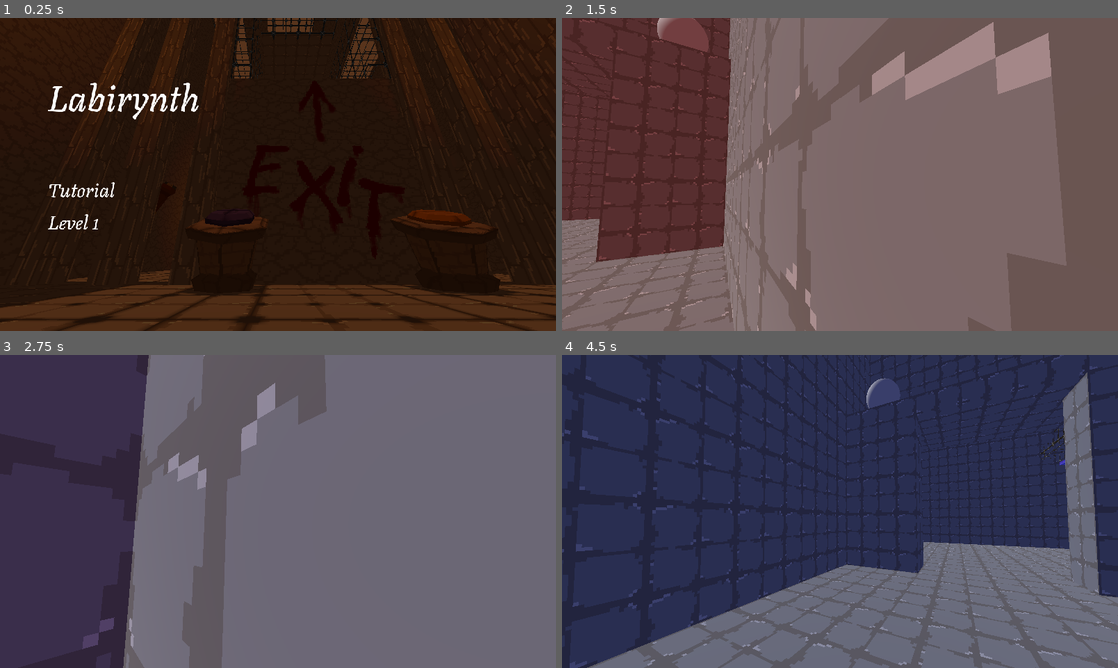
Above: before the commit, frames 1-4 (two rows, left to right).
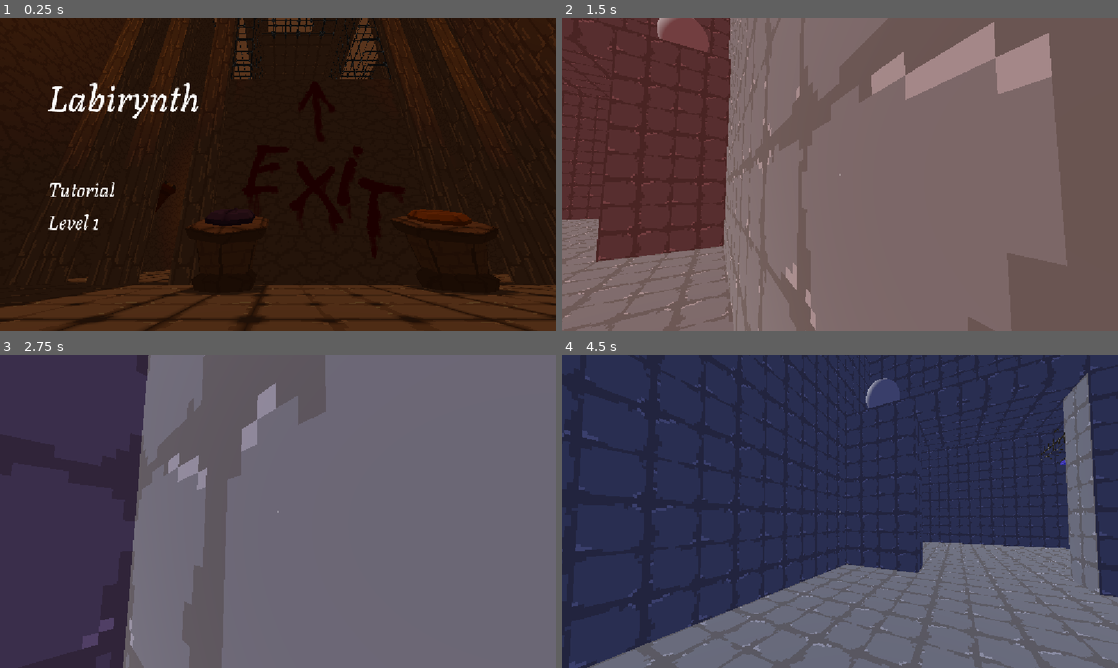
Above: after the commit, the same moments.

Repository: ThreeCoffees/HackYeah2025
Game: Godot game, scene res://levels/main_menu.tscn
Same seed, same stepped clock (60 frames per second), same inputs: the game is played once before the commit and once after it.
Inputs (mouse positions are in pixels of both pictures, inside the frame that each line leads up to):
- Up to frame 1 (0.25 s): no input
- Up to frame 2 (1.5 s): move the mouse to (723, 187) at 0.52 s; hold D (move_right) 0.53-1.28 s; click (723, 187) at 0.6 s; tap Space (jump) at 0.77 s; move the mouse to (812, 174) at 1.27 s; hold W (move_forward) from 1.28 s (still down); click (812, 174) at 1.35 s
- Up to frame 3 (2.75 s): keep holding W (move_forward); tap Space (jump) at 1.52 s; move the mouse to (289, 505) at 2.02 s; click (289, 505) at 2.1 s
- Up to frame 4 (4.5 s): keep holding W (move_forward); move the mouse to (834, 517) at 2.77 s; click (834, 517) at 2.85 s; tap Space (jump) at 3.02, 3.77 s; tap Enter at 3.5 s; move the mouse to (878, 514) at 3.52 s; click (878, 514) at 3.6 s; tap R (restart) at 4.25 s; move the mouse to (795, 508) at 4.27 s; click (795, 508) at 4.35 s

The runs differ from the first frame. In frame 1, 1.6% of the frame differs, in the area x 0-100%, y 0-98%; in frame 2, 0.7%; in frame 3, 0.3%; in frame 4, 3.3%, in the area x 0-100%, y 0-100%.

Commit message:
Added highlights to characters, added crosshair

Diff:
--- a/activators/global_state_button.tscn
+++ b/activators/global_state_button.tscn
@@ -7,7 +7,7 @@
 [ext_resource type="Texture2D" uid="uid://burrenvof0iow" path="res://meshes/button_body.png" id="3_n0xbs"]
 [ext_resource type="ArrayMesh" uid="uid://cu0sj4xtfqr3c" path="res://meshes/button_face.obj" id="4_n0xbs"]
 [ext_resource type="Texture2D" uid="uid://dlceypu4q6nlu" path="res://meshes/button_face_rain.png" id="5_234sl"]
-[ext_resource type="Script" uid="uid://semy7h83yw4f" path="res://activators/highlight_on_hover.gd" id="7_0dto5"]
+[ext_resource type="Script" uid="uid://semy7h83yw4f" path="res://activators/highlight_obj_on_hover.gd" id="7_0dto5"]
 
 [sub_resource type="StandardMaterial3D" id="StandardMaterial3D_234sl"]
 albedo_texture = ExtResource("3_n0xbs")
--- /dev/null
+++ b/activators/highlight_gltf_on_hover.gd
@@ -0,0 +1,18 @@
+extends Node3D
+
+func start_highlight():
+	for child in get_children(true):
+		if child is MeshInstance3D:
+			var mesh = child
+			if mesh.mesh.get_surface_count() > 0 and mesh.mesh.surface_get_material(0) is StandardMaterial3D:
+				var material: StandardMaterial3D = mesh.mesh.surface_get_material(0)
+				material.albedo_color = Color.from_hsv(0, 0, 2)
+
+
+func end_highlight():
+	for child in get_children(true):
+		if child is MeshInstance3D:
+			var mesh = child
+			if mesh.mesh.get_surface_count() > 0 and mesh.mesh.surface_get_material(0) is StandardMaterial3D:
+				var material: StandardMaterial3D = mesh.mesh.surface_get_material(0)
+				material.albedo_color = Color.from_hsv(0, 0, 1)
--- a/characters/playable_character.gd
+++ b/characters/playable_character.gd
@@ -1,5 +1,8 @@
 extends CharacterBody3D
 class_name PlayableCharacter
+
+signal hover_start
+signal hover_end
 
 @onready var camera_offset = $CameraOffset;
 
@@ -24,3 +27,10 @@
 	var player_camera = PlayerCamera.instance;
 	player_camera.transfer_camera(self);
 	visible = false;
+
+
+func _on_crosshair_hover():
+	hover_start.emit()
+
+func _on_crosshair_hover_end():
+	hover_end.emit()
--- a/characters/walking_character.tscn
+++ b/characters/walking_character.tscn
@@ -1,8 +1,9 @@
-[gd_scene load_steps=5 format=3 uid="uid://diiwa5d43dean"]
+[gd_scene load_steps=6 format=3 uid="uid://diiwa5d43dean"]
 
 [ext_resource type="PackedScene" uid="uid://b4xmcokbmqma" path="res://characters/playable_character.tscn" id="1_oiig4"]
 [ext_resource type="Script" uid="uid://yrrwjkv6vvx4" path="res://characters/walking_character.gd" id="2_pq123"]
 [ext_resource type="PackedScene" uid="uid://cu5neu7xmoq3o" path="res://meshes/TallThinGuy.glb" id="3_rrvj8"]
+[ext_resource type="Script" uid="uid://brcu04mgq1de5" path="res://activators/highlight_gltf_on_hover.gd" id="4_vc4fc"]
 
 [sub_resource type="CapsuleShape3D" id="CapsuleShape3D_8008b"]
 radius = 0.3
@@ -20,3 +21,9 @@
 
 [node name="TallThinGuy" parent="." index="2" instance=ExtResource("3_rrvj8")]
 transform = Transform3D(-4.0826436e-08, 0, 0.9339999, 0, 0.9339999, 0, -0.9339999, 0, -4.0826436e-08, 0, 0, 0)
+script = ExtResource("4_vc4fc")
+
+[connection signal="hover_end" from="." to="TallThinGuy" method="end_highlight"]
+[connection signal="hover_start" from="." to="TallThinGuy" method="start_highlight"]
+
+[editable path="TallThinGuy"]
--- a/characters/walking_character_small.tscn
+++ b/characters/walking_character_small.tscn
@@ -1,8 +1,9 @@
-[gd_scene load_steps=5 format=3 uid="uid://dwilk1ike3iry"]
+[gd_scene load_steps=6 format=3 uid="uid://dwilk1ike3iry"]
 
 [ext_resource type="PackedScene" uid="uid://b4xmcokbmqma" path="res://characters/playable_character.tscn" id="1_aqfx2"]
 [ext_resource type="Script" uid="uid://yrrwjkv6vvx4" path="res://characters/walking_character.gd" id="2_pxgih"]
 [ext_resource type="PackedScene" uid="uid://b82awn5jir7ky" path="res://meshes/Roomba.glb" id="3_pxgih"]
+[ext_resource type="Script" uid="uid://brcu04mgq1de5" path="res://activators/highlight_gltf_on_hover.gd" id="4_dy53j"]
 
 [sub_resource type="CylinderShape3D" id="CylinderShape3D_dy53j"]
 height = 0.2
@@ -18,3 +19,7 @@
 
 [node name="Roomba2" parent="." index="2" instance=ExtResource("3_pxgih")]
 transform = Transform3D(-4.371139e-08, 0, -1, 0, 1, 0, 1, 0, -4.371139e-08, 0, 0, 0)
+script = ExtResource("4_dy53j")
+
+[connection signal="hover_end" from="." to="Roomba2" method="end_highlight"]
+[connection signal="hover_start" from="." to="Roomba2" method="start_highlight"]
--- a/levels/level_2.tscn
+++ b/levels/level_2.tscn
@@ -1,9 +1,10 @@
-[gd_scene load_steps=21 format=3 uid="uid://ovbbkmc7s564"]
+[gd_scene load_steps=22 format=3 uid="uid://ovbbkmc7s564"]
 
 [ext_resource type="PackedScene" uid="uid://bc8aagpd2mxau" path="res://ui/PauseMenu.tscn" id="1_hbb88"]
 [ext_resource type="PackedScene" uid="uid://bto115mhdyubd" path="res://characters/flying_character.tscn" id="1_ilhis"]
 [ext_resource type="Script" uid="uid://bgrxekjy2bmc5" path="res://levels/reset_global_state_on_load.gd" id="1_w200a"]
 [ext_resource type="Texture2D" uid="uid://c8tl43kj46m0b" path="res://assets/column_tiles.png" id="2_dfjjl"]
+[ext_resource type="PackedScene" uid="uid://dfwo5idt4idhe" path="res://ui/crosshair.tscn" id="2_uo0vl"]
 [ext_resource type="PackedScene" uid="uid://8w63g3fanpur" path="res://walls/waterfall.tscn" id="3_5722l"]
 [ext_resource type="Texture2D" uid="uid://g2qbljkc80cr" path="res://assets/wall_tiles.png" id="3_at1ld"]
 [ext_resource type="PackedScene" uid="uid://dy7dd3ej6xisk" path="res://activators/global_state_button.tscn" id="4_ilhis"]
@@ -47,6 +48,8 @@
 [node name="Level2" type="Node3D"]
 script = ExtResource("1_w200a")
 
+[node name="Crosshair" parent="." instance=ExtResource("2_uo0vl")]
+
 [node name="PauseMenu" parent="." instance=ExtResource("1_hbb88")]
 
 [node name="Characters" type="Node3D" parent="."]
--- a/levels/tutorial.tscn
+++ b/levels/tutorial.tscn
@@ -1,8 +1,9 @@
-[gd_scene load_steps=11 format=3 uid="uid://dcujt2ktb63sd"]
+[gd_scene load_steps=12 format=3 uid="uid://dcujt2ktb63sd"]
 
-[ext_resource type="Script" uid="uid://bnoytgpawbjj0" path="res://levels/tutorial.gd" id="1_gdrka"]
+[ext_resource type="Script" path="res://levels/tutorial.gd" id="1_gdrka"]
 [ext_resource type="PackedScene" uid="uid://diiwa5d43dean" path="res://characters/walking_character.tscn" id="1_jehdt"]
 [ext_resource type="Material" uid="uid://b8v8tarlu0rjq" path="res://materials/floor_tiles.tres" id="1_ok11k"]
+[ext_resource type="PackedScene" uid="uid://dfwo5idt4idhe" path="res://ui/crosshair.tscn" id="2_jfmsd"]
 [ext_resource type="PackedScene" uid="uid://dsbnm1yue8ama" path="res://player/player_camera.tscn" id="2_ok11k"]
 [ext_resource type="PackedScene" uid="uid://bto115mhdyubd" path="res://characters/flying_character.tscn" id="3_rbh7r"]
 [ext_resource type="PackedScene" uid="uid://8w63g3fanpur" path="res://walls/waterfall.tscn" id="4_0fvvq"]
@@ -13,6 +14,8 @@
 
 [node name="Tutorial" type="Node3D"]
 script = ExtResource("1_gdrka")
+
+[node name="Crosshair" parent="." instance=ExtResource("2_jfmsd")]
 
 [node name="PlayableCharacters" type="Node3D" parent="."]
 
--- a/player/player_camera.gd
+++ b/player/player_camera.gd
@@ -44,7 +44,6 @@
 func _process(_delta: float):
 
 	var new_hover = picking_ray.get_collider();
-	print(new_hover)
 	if new_hover != hovering_over:
 		if new_hover != null and new_hover.has_method("_on_crosshair_hover"):
 			new_hover._on_crosshair_hover();
--- a/project.godot
+++ b/project.godot
@@ -22,7 +22,7 @@
 
 [display]
 
-window/stretch/mode="viewport"
+window/stretch/mode="canvas_items"
 
 [dotnet]
 
--- /dev/null
+++ b/ui/crosshair.tscn
@@ -0,0 +1,25 @@
+[gd_scene format=3 uid="uid://dfwo5idt4idhe"]
+
+[node name="Crosshair" type="Control"]
+process_mode = 4
+layout_mode = 3
+anchors_preset = 15
+anchor_right = 1.0
+anchor_bottom = 1.0
+grow_horizontal = 2
+grow_vertical = 2
+
+[node name="ColorRect" type="ColorRect" parent="."]
+layout_mode = 1
+anchors_preset = 8
+anchor_left = 0.5
+anchor_top = 0.5
+anchor_right = 0.5
+anchor_bottom = 0.5
+offset_left = -2.5
+offset_top = -2.5
+offset_right = 2.5
+offset_bottom = 2.5
+grow_horizontal = 2
+grow_vertical = 2
+color = Color(1, 1, 1, 0.3137255)
Not shown, added: activators/highlight_gltf_on_hover.gd.uid
Renamed: activators/highlight_on_hover.gd -> activators/highlight_obj_on_hover.gd
Renamed: activators/highlight_on_hover.gd.uid -> activators/highlight_obj_on_hover.gd.uid
Not shown: 1 places in player/player_camera.tscn that only renumber resources
